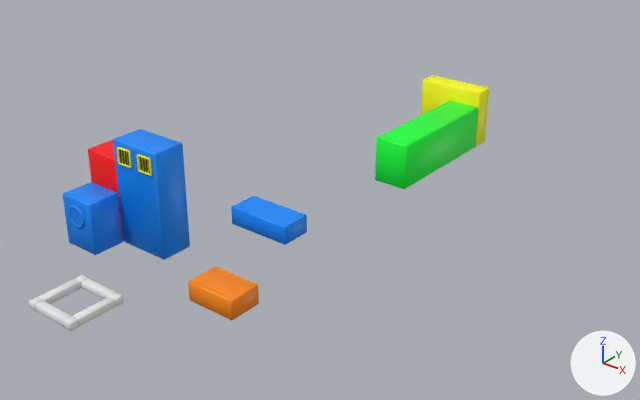
What one commit did to the Blender file Blender Models/Toy Galaxy/planeta.blend.
Before and after are seen from a 50 mm lens placed at (32.0, -21.2, 22.9), pointed at (6.2, 11.1, 2.9). The axes (+X, +Y, +Z) are drawn at lower right. The lights are the same throughout. The same objects are shown in both versions, whatever each file hides.
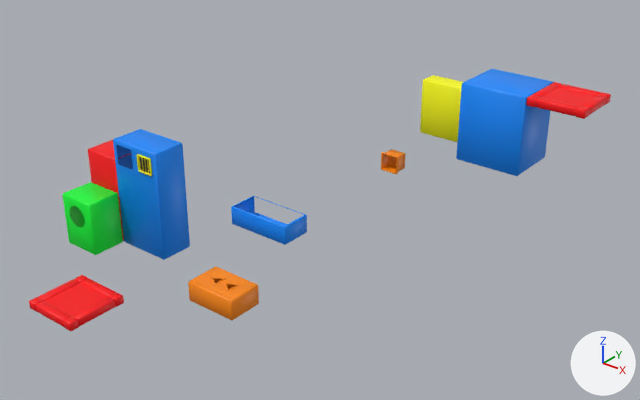
Diff of the bpy script that builds the scene:
```diff
--- a/Blender Models/Toy Galaxy/planeta.blend.py
+++ b/Blender Models/Toy Galaxy/planeta.blend.py
@@ me_plane_006 @@
-me_plane_006.from_pydata(...)  # 44 vertices, 45 faces; spans x -1.1..3.05, y 11.86..13.83, z -1.15..0.0
+me_plane_006.from_pydata(...)  # 28 vertices, 28 faces; spans x -1.1..3.05, y 11.86..13.83, z -1.15..0.0
+# me_plane_006 part 6
+# 16 vertices are removed from x -0.94..2.89, y 12.02..13.67, z 0.0
+# 17 faces are deleted
 me_plane_006.materials.append(mat_ao_png_001)
@@ me_plane_046 @@
 me_plane_046.from_pydata(...)  # 128 vertices, 114 faces; spans x -3.95..-1.32, y 6.33..7.15, z 3.82..4.79
+# me_plane_046 part 7: the loose piece of 64 vertices spanning x -3.95..-2.93, y 6.33..7.15, z 3.82..4.79 is deleted
 me_plane_046.materials.append(mat_kiiro_png)
@@ me_plane_038 @@
-me_plane_038.from_pydata(...)  # 64 vertices, 36 faces; spans x 5.83..9.33, y 21.33..22.17, z 6.72
-me_plane_038.materials.append(mat_chafemetal_png)  # picture img_chafemetal_png
+me_plane_038.from_pydata(...)  # 120 vertices, 96 faces; spans x 5.71..9.51, y 21.18..22.34, z 3.43..6.74
+# me_plane_038 part 8: 56 vertices added at x 5.71..9.51, y 21.18..22.34, z 3.43..6.74
+me_plane_038.materials.append(mat_kiiro_png)  # picture img_kiiro_png
@@ me_plane_037 @@
-me_plane_037.from_pydata(...)  # 88 vertices, 60 faces; spans x 5.71..9.51, y 21.18..22.34, z 3.43..6.74
-me_plane_037.materials.append(mat_kiiro_png)  # picture img_kiiro_png
+me_plane_037.from_pydata(...)  # 120 vertices, 96 faces; spans x 9.49..13.29, y 19.02..22.34, z 3.43..7.87
+# me_plane_037 part 3: 88 vertices removed from x 5.71..9.51, y 21.18..22.34, z 3.43..6.74; 120 vertices added at x 9.49..13.29, y 19.02..22.34, z 3.43..7.87
+me_plane_037.materials.append(mat_ao_png)  # picture img_ao_png
@@ me_plane_035 @@
-me_plane_035.from_pydata(...)  # 96 vertices, 71 faces; spans x 7.6..9.52, y 13.9..21.2, z 3.43..5.88
-me_plane_035.materials.append(mat_midori_png)  # picture img_midori_png
+me_plane_035.from_pydata(...)  # 64 vertices, 57 faces; spans x 11.73..12.75, y 7.36..8.17, z 0.33..1.31
+# me_plane_035 part 4: 96 vertices removed from x 7.6..9.52, y 13.9..21.2, z 3.43..5.88
+# me_plane_035 part 5: 64 vertices added at x 11.73..12.75, y 7.36..8.17, z 0.33..1.31
+me_plane_035.materials.append(mat_daidai_png_001)  # picture img_daidai_png_001
@@ me_plane_007 @@
-me_plane_007.from_pydata(...)  # 264 vertices, 210 faces; spans x -6.69..-4.31, y 4.34..6.43, z -1.16..1.95
+me_plane_007.from_pydata(...)  # 152 vertices, 112 faces; spans x -6.69..-4.31, y 4.43..6.43, z -1.16..1.95
+# me_plane_007 part 9: the loose piece of 16 vertices spanning x -6.06..-5.0, y 4.37, z 0.35..1.4 is deleted
+# me_plane_007 part 10
+# 96 vertices are removed from x -6.18..-4.88, y 4.34..5.2, z 0.22..1.52
+# 97 faces are deleted
+# me_plane_007 part 11: 112 faces spanning x -6.69..-4.31, y 4.43..6.43, z -1.16..1.95 switch from mat_ao_png_001 (picture img_ao_png_001) to mat_midori_png (picture img_midori_png)
@@ me_plane_013 @@
-me_plane_013.from_pydata(...)  # 96 vertices, 104 faces; spans x -1.59..1.59, y -1.6..1.59, z -0.47..0.0
+me_plane_013.from_pydata(...)  # 208 vertices, 211 faces; spans x -1.59..1.59, y -1.6..1.59, z -0.47..0.0
+# me_plane_013 part 12: a new loose piece of 24 vertices spanning x -1.08..1.08, y -1.6..-1.09, z -0.45..0.0, in mat_aka_png (picture img_aka_png)
+# me_plane_013 part 13: a new loose piece of 24 vertices spanning x 1.08..1.59, y -1.09..1.08, z -0.45..0.0, in mat_aka_png (picture img_aka_png)
+# me_plane_013 part 14: a new loose piece of 24 vertices spanning x -1.59..-1.08, y -1.09..1.08, z -0.45..0.0, in mat_aka_png (picture img_aka_png)
+# me_plane_013 part 15: a new loose piece of 24 vertices spanning x -1.08..1.08, y 1.08..1.59, z -0.45..0.0, in mat_aka_png (picture img_aka_png)
+# me_plane_013 part 16: 16 vertices added at x -1.42..1.42, y -1.42..1.42, z -0.4..-0.07
+# me_plane_013 part 17: 104 faces spanning x -1.59..1.59, y -1.6..1.59, z -0.47..0.0 switch from mat_reda (white #e7e7e7) to mat_aka_png (picture img_aka_png)
@@ me_plane_012 @@
-me_plane_012.from_pydata(...)  # 96 vertices, 97 faces; spans x -1.59..1.59, y -1.6..1.59, z -0.45..0.0
-me_plane_012.materials.append(mat_redb)  # white #e7e7e7
+me_plane_012.from_pydata(...)  # 177 vertices, 211 faces; spans x 13.29..16.48, y 19.08..22.27, z 7.42..7.88
+# me_plane_012 part 1: 177 vertices added at x 13.29..16.48, y 19.08..22.27, z 7.42..7.88
+# me_plane_012 part 2: 96 vertices removed from x -1.59..1.59, y -1.6..1.59, z -0.45..0.0
+me_plane_012.materials.append(mat_aka_png)  # picture img_aka_png
@@ ob_plane_020 @@
 ob_plane_020 = bpy.data.objects.new('Plane.020', me_plane_035)
-ob_plane_020.location = (0.0, 0.0, 0.0)
+ob_plane_020.location = (-3.68, 6.44, 3.88)
```

Boxes (x1, y1, x2, y2) around the edits, measured in the pictures (640 x 400 px):
'Plane.022', reshaped (43% wider, 48% taller): before (421, 75, 489, 147); after (456, 69, 554, 176)
'Plane.020', reshaped, moved (76% narrower, 70% shorter): before (375, 101, 478, 189); after (381, 149, 405, 175)
'Plane.002', reshaped (6% wider, 24% shorter): before (36, 278, 116, 327); after (526, 82, 611, 119)
part 1 of me_plane_012, added (red): after (526, 82, 611, 119)
part 2 of me_plane_012, deleted: before (36, 278, 116, 327)
part 4 of me_plane_035, deleted (green): before (375, 101, 478, 189)
part 5 of me_plane_035, added (orange): after (381, 149, 405, 175)
part 6 of me_plane_006, deleted (blue): before (234, 196, 303, 226)
part 7 of me_plane_046, deleted: before (116, 147, 132, 168)
part 8 of me_plane_038, added (yellow): after (420, 75, 463, 142)
part 9 of me_plane_007, deleted: before (71, 209, 82, 226)
part 10 of me_plane_007, deleted: before (69, 206, 85, 228)
part 11 of me_plane_007, recoloured (blue to green): (62, 182, 123, 255) in both
part 12 of me_plane_013, added (red): after (36, 301, 71, 327)
part 13 of me_plane_013, added (red): after (73, 297, 115, 326)
part 14 of me_plane_013, added: after (38, 279, 80, 300)
part 15 of me_plane_013, added: after (81, 278, 116, 297)
part 16 of me_plane_013, added (red): after (43, 282, 108, 317)
part 17 of me_plane_013, recoloured (white to red): (29, 275, 124, 331) in both
